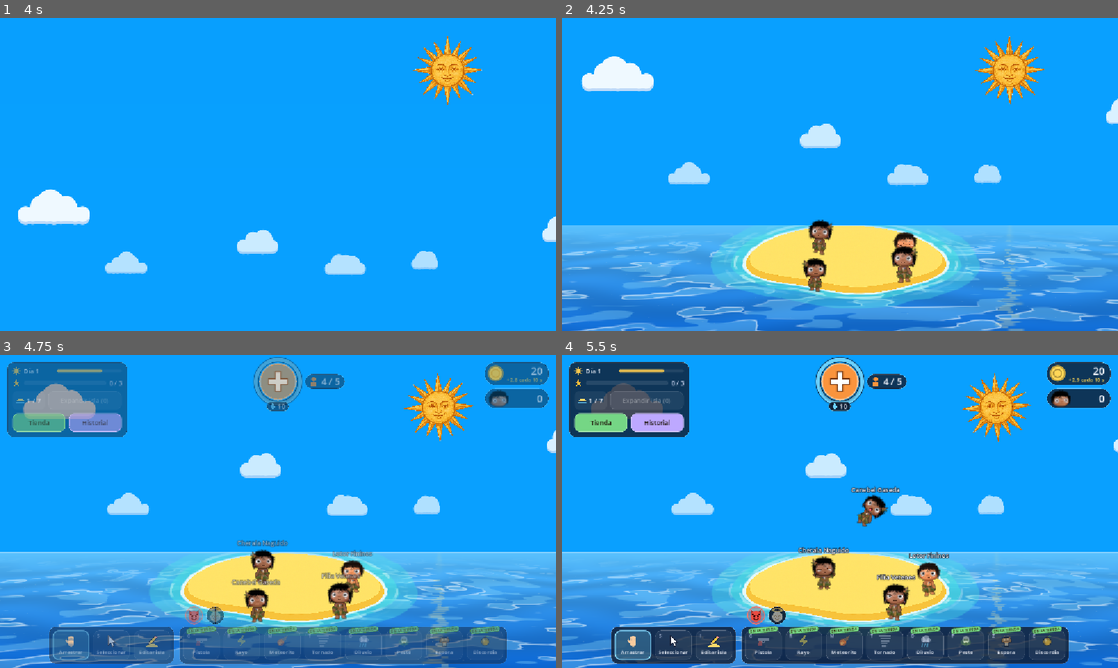
Above: before the commit, frames 1-4 (two rows, left to right).
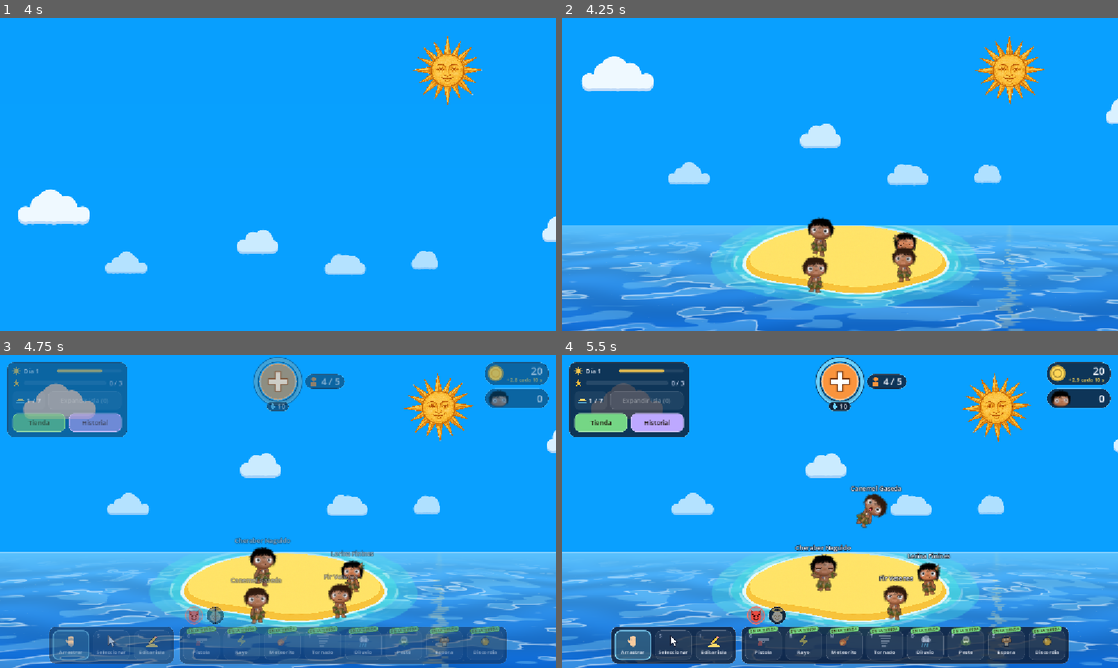
Above: after the commit, the same moments.

Repository: JuliFlorez/godlings
Game: Godot game, scene res://world/world.tscn
Two runs of this game, one before a commit and one after it. Both use one fixed random seed, a clock stepped at 60 frames per second and the inputs below. Sound files missing from this copy of the repository are replaced by a short silence.
Inputs (mouse positions are in pixels of both pictures, inside the frame that each line leads up to):
- Up to frame 1 (4 s): click "Jugar" at 0.5 s; tap Enter at 1.25 s; move the mouse to (400, 158) at 1.27 s; hold D 1.28-2 s; tap H at 1.35 s; click (400, 158) at 1.42 s; drag from (166, 190) to (250, 237) at 2.02 s; click "Nueva partida" at 2.75 s; move the mouse to (333, 105) at 3.52 s; hold D from 3.53 s (still down); tap E at 3.6 s
- Up to frame 2 (4.25 s): keep holding D
- Up to frame 3 (4.75 s): release D at 4.25 s; drag from (344, 586) to (111, 464) at 4.27 s
- Up to frame 4 (5.5 s): drag from (823, 605) to (867, 511) at 5.02 s

Frame 1 is identical in both runs. In frame 2, 0.8% of the frame differs, in the area x 43-64%, y 63-89%; in frame 3, 1.4%; in frame 4, 1.6%, in the area x 41-70%, y 41-85%.

Commit message:
Move the villager's hunger into its own component, VillagerHunger
Hunger and food leave villager.gd for actors/villager/villager_hunger.gd:
getting hungry, snacking on what's close, going across the island for
food when really hungry (and saying so), walking to it and chewing,
giving up when it can't be reached, and starving to death.

Nothing changes for the player: the villager still answers hunger,
food, starving(), feed(), go_eat() and stop_eating(), so food, manna,
coconuts, berries, births, the console and saves work as before. The
rig reads eat_t instead of a private field. is_idle() moves next to
is_alive(), since it is about the whole villager and not about food.
The starting hunger is picked when the villager is created instead of
in _ready; saves and babies still overwrite it.

villager.gd goes from 2,561 to 2,430 lines.

Co-Authored-By: Claude Opus 5.5 <noreply@anthropic.com>
Claude-Session: https://claude.ai/code/session_014VixDTvcgncNv1Ce4RKGMm

Diff:
--- a/actors/villager/villager.gd
+++ b/actors/villager/villager.gd
@@ -183,36 +183,22 @@
 var shove_vel := Vector2.ZERO
 var shove_timer := 0.0
 
-# --- Hambre y comida: el hambre (0 lleno, 100 la panza vacía) les va subiendo. Con un poco ya
-# comen lo que tengan cerca, y con hambre de verdad salen a buscar por toda la isla (y lo dicen
-# con un globito): un medio coco tirado, el pan que les tirás o las bayas de un arbusto (ver
-# Food). Muertos de hambre caminan más lento, no rezan, se enojan charlando y te creen cada vez
-# menos; con la panza vacía aguantan un rato y se mueren. Se ve en el carnet y se guarda.
-const HUNGER_RATE := 0.2         # Por segundo: de lleno a la panza vacía en algo más de 8 minutos
-const HUNGER_START := Vector2(5.0, 35.0)
-const SNACK_AT := 20.0           # Con esto ya come si tiene algo cerca...
-const SNACK_REACH := 220.0
-const HUNGRY_AT := 50.0          # ...y con esto sale a buscar por toda la isla (y lo dice)
-const STARVING_AT := 85.0        # Muerto de hambre
-const STARVING_SPEED := 0.7      # Veces speed
-const STARVE_TIME := 60.0        # Con la panza vacía aguanta esto
-const FAITH_DRIFT_STARVING := 0.1   # Fe que pierde de más por segundo, muerto de hambre
-const HUNGRY_SAY_EVERY := Vector2(8.0, 14.0)
-const FOOD_SEEK_EVERY := 0.6
-const FOOD_SPEED := 1.8          # Van a la comida más rápido que cuando pasean
-const EAT_REACH := 6.0
-const EAT_TIME := 1.8
-const FOOD_GIVE_UP := 10.0       # Si no llega en este tiempo (trabado en el borde), la deja
-const FOOD_COOLDOWN := 5.0       # ...y por un rato no busca otra
-var hunger := 0.0
-var food: Food
-var _eat_t := 0.0
-var _food_t := 0.0
-var _food_cooldown := 0.0
-var _food_seek := 0.0
-var _starve_t := 0.0
-var _hungry_say := 0.0
-var _rig_rest := Vector2.ZERO
+# --- Hambre y comida (ver VillagerHunger): le va subiendo el hambre y sale a buscar qué comer ---
+var _hunger: VillagerHunger
+## El hambre: 0 lleno .. 100 la panza vacía (ver VillagerHunger).
+var hunger: float:
+	get:
+		return _hunger.hunger
+	set(value):
+		_hunger.hunger = value
+## Lo que se va a comer (o se está comiendo); null si nada.
+var food: Food:
+	get:
+		return _hunger.food
+## Comiendo: lo que lleva masticando (0 si no come).
+var eat_t: float:
+	get:
+		return _hunger.eat_t
 
 # --- Casa y familia: cada uno se busca una choza donde vivir (ver Decoration "hut"): con su
 # pareja si tiene (en la de alguno de los dos, o en una con lugar para los dos) y si no, en
@@ -421,8 +407,10 @@
 var _heading := Vector2.ZERO     # Hacia dónde va de verdad (sigue a dir de a poco)
 var _resting := false
 @onready var rig: VillagerRig = get_node_or_null("Rig")
+var _rig_rest := Vector2.ZERO   # Dónde va el rig (comiendo, mastica para arriba y para abajo)
 
 func _init() -> void:
+	_hunger = VillagerHunger.new(self)
 	_sleep = VillagerSleep.new(self)
 	_mood = VillagerMood.new(self)
 	_burn = VillagerBurn.new(self)
@@ -437,8 +425,6 @@
 	_chat_cool = randf_range(2.0, CHAT_EVERY.y)
 	faith = randf_range(FAITH_START.x, FAITH_START.y)   # Las partidas guardadas traen la suya
 	fear = randf_range(FEAR_START.x, FEAR_START.y)
-	hunger = randf_range(HUNGER_START.x, HUNGER_START.y)
-	_hungry_say = randf_range(HUNGRY_SAY_EVERY.x, HUNGRY_SAY_EVERY.y)
 	_rest_t = randf_range(REST_EVERY.x, REST_EVERY.y)
 	_home_check = randf_range(0.0, HOME_CHECK)
 	age = randf_range(SPAWN_AGE.x, SPAWN_AGE.y)   # Los bebés y las partidas guardadas traen la suya
@@ -660,7 +646,7 @@
 	rotation = lerp_angle(rotation, 0.0, 10.0 * dt)
 	shove_vel = shove_vel.move_toward(Vector2.ZERO, SHOVE_FRICTION * dt)
 	shove_timer = maxf(0.0, shove_timer - dt)
-	_food_cooldown = maxf(0.0, _food_cooldown - dt)
+	_hunger.cool_down(dt)
 	if on_fire and food != null:
 		food.release_eater()   # Prendido fuego no se queda comiendo
 	if is_zombie():
@@ -669,7 +655,7 @@
 			return
 	else:
 		_spore.avoid_zombies(dt)
-		if food != null and _food_ai(dt):
+		if food != null and _hunger.food_ai(dt):
 			return
 		if chat_with != null and _chat_ai(dt):
 			return
@@ -677,7 +663,7 @@
 			return
 		if _sleep.seek_sleep():
 			return
-		_seek_food(dt)
+		_hunger.seek_food(dt)
 		_seek_home(dt)
 		_seek_chat(dt)
 	# Asustado (ve venir un meteorito) se queda quieto mirándolo, y rezando o agachado de miedo
@@ -701,7 +687,7 @@
 	elif flu == VillagerFlu.Stage.SICK:
 		pace *= VillagerFlu.FLU_SPEED
 	elif starving():
-		pace *= STARVING_SPEED
+		pace *= VillagerHunger.STARVING_SPEED
 	elif is_sad():
 		pace *= VillagerMood.MOOD_SAD_SPEED
 	elif tiredness >= VillagerSleep.SLEEPY_AT:
@@ -766,68 +752,23 @@
 func is_alive() -> bool:
 	return not dead and not eaten and not is_queued_for_deletion()
 
-# --- COMIDA ---
 ## Parado o caminando en la isla (no agarrado, volando, en el agua, en un tornado, adentro de su
 ## choza ni muerto).
 func is_idle() -> bool:
 	return not (dragging or falling or in_water or eaten or dead or tornado or inside or asleep or altar)
 
-## Con hambre (aunque sea un poco), libre y tranquilo en la isla.
-func wants_food() -> bool:
-	return food == null and chat_with == null and is_idle() and not on_fire and _food_cooldown <= 0.0 \
-			and hunger >= SNACK_AT and not _going_home and not is_zombie()
-
-## Muerto de hambre (ver STARVING_AT).
+# --- COMIDA (lo que el resto del juego le pregunta al aldeano; ver VillagerHunger) ---
 func starving() -> bool:
-	return hunger >= STARVING_AT and not dead
-
-## Comió: se le va el hambre.
+	return _hunger.starving()
+
 func feed(amount: float) -> void:
-	add_mood(minf(amount, hunger) * VillagerMood.MOOD_ATE)
-	hunger = maxf(0.0, hunger - amount)
-	_starve_t = 0.0
-
-## Va a comerse f (lo reserva, así no va otro).
+	_hunger.feed(amount)
+
 func go_eat(f: Food) -> void:
-	food = f
-	f.claim(self)
-	_eat_t = 0.0
-	_food_t = 0.0
-	_resting = false
-
-## Con hambre, busca lo más cerca para comer: algo tirado (un medio coco, el pan que le
-## tiraste) o una baya de un arbusto. Con poca hambre, solo si está cerca.
-func _seek_food(dt: float) -> void:
-	if not wants_food():
-		return
-	_food_seek -= dt
-	if _food_seek > 0.0:
-		return
-	_food_seek = FOOD_SEEK_EVERY
-	var best_d := INF if hunger >= HUNGRY_AT else SNACK_REACH
-	var best: Food = null
-	var bush: Decoration = null
-	for node in get_tree().get_nodes_in_group("food"):
-		var f := node as Food
-		if f and f.available() and f.point().distance_to(global_position) < best_d:
-			best = f
-			best_d = f.point().distance_to(global_position)
-	for node in get_tree().get_nodes_in_group("berry_bush"):
-		var b := node as Decoration
-		var d := b.global_position.distance_to(global_position)
-		if b.free_berry() >= 0 and d < best_d:
-			bush = b
-			best_d = d
-	if bush:
-		best = bush.pick_berry()
-	if best:
-		go_eat(best)
+	_hunger.go_eat(f)
 
 func stop_eating() -> void:
-	food = null
-	_eat_t = 0.0
-	if rig:
-		rig.position = _rig_rest
+	_hunger.stop_eating()
 
 ## Le cayó un coco en la cabeza.
 func bonk(at: Vector2) -> void:
@@ -835,77 +776,6 @@
 		rig.hit(at, Vector2.DOWN, 0.6)
 	Game.say("¡Bonk!", get_global_transform_with_canvas().origin + Vector2(0, -70), HUD.C_TEXT)
 	add_mood(VillagerMood.MOOD_BONKED, "Le cayó un coco en la cabeza")
-
-## Camina hasta su comida y se la come. false si ya no tiene.
-func _food_ai(dt: float) -> bool:
-	if not is_instance_valid(food) or food.eater != self:
-		stop_eating()
-		return false
-	var to := food.eat_spot(self) - global_position
-	if _eat_t > 0.0 or to.length() <= EAT_REACH:
-		# Comiendo: quieto, mirando la comida y masticando
-		velocity = Vector2.ZERO
-		if rig:
-			rig.set_facing_left(food.point().x < global_position.x)
-			rig.position = _rig_rest + Vector2(0, -absf(sin(_eat_t * 12.0)) * 2.5)
-		_eat_t += dt
-		food.nibble(_eat_t / EAT_TIME)
-		if _eat_t >= EAT_TIME:
-			var f := food
-			stop_eating()
-			f.finish_eating(self)
-			_pick_dir()
-			wander_timer = randf_range(1.5, 3.0)
-		return true
-
-	_food_t += dt
-	if _food_t > FOOD_GIVE_UP:
-		food.release_eater()
-		_food_cooldown = FOOD_COOLDOWN
-		return false
-	dir = to.normalized()
-	_update_sprite_flip()
-	velocity = (dir * speed * FOOD_SPEED + shove_vel).limit_length(maxf(to.length() / dt, shove_vel.length()))
-	var prev_pos := global_position
-	move_and_slide()
-	if island_poly.size() > 0 and not Geometry2D.is_point_in_polygon(global_position, island_poly):
-		if shove_timer > 0.0:
-			_fall_from_shove()
-			return true
-		global_position = prev_pos
-		# El lugar para comer queda fuera de la isla: come estirándose desde el borde
-		if to.length() < 24.0:
-			_eat_t = 0.001
-	return true
-
-## Le sube el hambre; con hambre lo dice cada tanto, y con la panza vacía aguanta un rato
-## (parado en la isla, como con la gripe) y se muere.
-func _update_hunger(dt: float) -> void:
-	if not is_alive() or is_zombie():
-		return   # (El zombi no tiene hambre: lo alimenta el hongo)
-	hunger = minf(100.0, hunger + HUNGER_RATE * dt)
-	if hunger < 100.0:
-		_starve_t = 0.0
-	elif (is_idle() or asleep) and not on_fire:
-		_starve_t += dt
-		if _starve_t >= STARVE_TIME:
-			_die_of_hunger()
-			return
-	if hunger >= HUNGRY_AT and food == null:
-		_hungry_say -= dt * (2.0 if starving() else 1.0)
-		if _hungry_say <= 0.0:
-			_hungry_say = randf_range(HUNGRY_SAY_EVERY.x, HUNGRY_SAY_EVERY.y)
-			if chat_with == null and bubble_t <= 0.0 and is_idle():
-				say(Bubble.HUNGRY, 1.6, false)
-
-func _die_of_hunger() -> void:
-	Game.say("Murió de hambre", get_global_transform_with_canvas().origin + Vector2(0, -80), HUD.C_WARN)
-	if food:
-		food.release_eater()
-	_gentle_death = true
-	_die()
-	swing_vel = (1.0 if randf() < 0.5 else -1.0) * randf_range(2.5, 4.0)   # Se cae para un costado
-	corpse_vel = Vector2.ZERO
 
 # --- CHARLAS ---
 ## Tranquilo en la isla: sin quemarse, asustarse, comer, escaparse del agua o de tu mano, ni
@@ -1381,7 +1251,7 @@
 func _can_go_home() -> bool:
 	return _home_ok() and not _going_home and is_idle() and not on_fire and food == null \
 			and chat_with == null and _flee <= 0.0 and _scram <= 0.0 and pose == Pose.NONE \
-			and hunger < HUNGRY_AT and not home.moving and not is_zombie()
+			and hunger < VillagerHunger.HUNGRY_AT and not home.moving and not is_zombie()
 
 func _go_home() -> void:
 	_going_home = true
@@ -1474,8 +1344,8 @@
 	_inside_t -= dt
 	# De día sale cuando descansó (de la noche, o de la siesta: ahí no importa _inside_t)
 	var rested := _sleep.rested()
-	if hunger >= HUNGRY_AT or (_night() < WAKE_AT and rested and (_inside_t <= 0.0 or _sleep.napping)):
-		if _sleep.slept_inside and hunger < HUNGRY_AT:
+	if hunger >= VillagerHunger.HUNGRY_AT or (_night() < WAKE_AT and rested and (_inside_t <= 0.0 or _sleep.napping)):
+		if _sleep.slept_inside and hunger < VillagerHunger.HUNGRY_AT:
 			add_mood(VillagerSleep.MOOD_SLEPT_WELL, "Durmió bien")
 		_leave_home()
 
@@ -1554,7 +1424,7 @@
 	pose = Pose.NONE
 	if not is_alive() or is_zombie():
 		return   # (El zombi ya no cree en nada ni le tiene miedo a nada)
-	add_faith(-(FAITH_DRIFT + (FAITH_DRIFT_STARVING if starving() else 0.0)) * dt)
+	add_faith(-(FAITH_DRIFT + (VillagerHunger.FAITH_DRIFT_STARVING if starving() else 0.0)) * dt)
 	add_fear(-FEAR_FADE * (FEAR_FADE_CHAT if chat_with else 1.0) * dt)
 	if _creepy_sky():
 		add_fear(FEAR_CREEPY * dt)
@@ -2220,8 +2090,7 @@
 	_flu.heal()
 	_spore.clear()
 	_spore.spore_fx = 0.0
-	hunger = minf(hunger, RISEN_HUNGER)
-	_starve_t = 0.0
+	_hunger.heal()
 	_burn.heal()
 	if _waterline:
 		for param: String in ["burnt", "embers", "sick", "spore"]:
@@ -2361,7 +2230,7 @@
 	_burn.update(dt)
 	_flu.update(dt)
 	_spore.update(dt)
-	_update_hunger(dt)
+	_hunger.update(dt)
 	_update_family(dt)
 	_update_faith(dt)
 	_mood.update(dt)
--- /dev/null
+++ b/actors/villager/villager_hunger.gd
@@ -0,0 +1,179 @@
+extends RefCounted
+class_name VillagerHunger
+## El hambre y la comida: el hambre (0 lleno, 100 la panza vacía) les va subiendo. Con un poco ya
+## comen lo que tengan cerca, y con hambre de verdad salen a buscar por toda la isla (y lo dicen con
+## un globito): un medio coco tirado, el pan que les tirás o las bayas de un arbusto (ver Food).
+## Muertos de hambre caminan más lento, no rezan, se enojan charlando y te creen cada vez menos; con
+## la panza vacía aguantan un rato y se mueren. Se ve en el carnet y se guarda.
+## Es una parte del aldeano (Villager la crea en _init): v es él. Desde afuera se usa lo que el
+## aldeano reenvía (hunger, food, feed...).
+
+const HUNGER_RATE := 0.2         # Por segundo: de lleno a la panza vacía en algo más de 8 minutos
+const HUNGER_START := Vector2(5.0, 35.0)
+const SNACK_AT := 20.0           # Con esto ya come si tiene algo cerca...
+const SNACK_REACH := 220.0
+const HUNGRY_AT := 50.0          # ...y con esto sale a buscar por toda la isla (y lo dice)
+const STARVING_AT := 85.0        # Muerto de hambre
+const STARVING_SPEED := 0.7      # Veces speed
+const STARVE_TIME := 60.0        # Con la panza vacía aguanta esto
+const FAITH_DRIFT_STARVING := 0.1   # Fe que pierde de más por segundo, muerto de hambre
+const HUNGRY_SAY_EVERY := Vector2(8.0, 14.0)
+const FOOD_SEEK_EVERY := 0.6
+const FOOD_SPEED := 1.8          # Van a la comida más rápido que cuando pasean
+const EAT_REACH := 6.0
+const EAT_TIME := 1.8
+const FOOD_GIVE_UP := 10.0       # Si no llega en este tiempo (trabado en el borde), la deja
+const FOOD_COOLDOWN := 5.0       # ...y por un rato no busca otra
+var hunger := 0.0
+var food: Food
+var eat_t := 0.0
+var _food_t := 0.0
+var _food_cooldown := 0.0
+var _food_seek := 0.0
+var _starve_t := 0.0
+var _hungry_say := 0.0
+
+var v: Villager
+
+func _init(villager: Villager) -> void:
+	v = villager
+	hunger = randf_range(HUNGER_START.x, HUNGER_START.y)
+	_hungry_say = randf_range(HUNGRY_SAY_EVERY.x, HUNGRY_SAY_EVERY.y)
+
+## Muerto de hambre (ver STARVING_AT).
+func starving() -> bool:
+	return hunger >= STARVING_AT and not v.dead
+
+## Con hambre (aunque sea un poco), libre y tranquilo en la isla.
+func wants_food() -> bool:
+	return food == null and v.chat_with == null and v.is_idle() and not v.on_fire and _food_cooldown <= 0.0 \
+			and hunger >= SNACK_AT and not v._going_home and not v.is_zombie()
+
+## Comió: se le va el hambre.
+func feed(amount: float) -> void:
+	v.add_mood(minf(amount, hunger) * VillagerMood.MOOD_ATE)
+	hunger = maxf(0.0, hunger - amount)
+	_starve_t = 0.0
+
+## Va a comerse f (lo reserva, así no va otro).
+func go_eat(f: Food) -> void:
+	food = f
+	f.claim(v)
+	eat_t = 0.0
+	_food_t = 0.0
+	v._resting = false
+
+func stop_eating() -> void:
+	food = null
+	eat_t = 0.0
+	if v.rig:
+		v.rig.position = v._rig_rest
+
+## Volvió a la vida (ver Villager._come_back): con la panza casi llena (Villager.RISEN_HUNGER).
+func heal() -> void:
+	hunger = minf(hunger, Villager.RISEN_HUNGER)
+	_starve_t = 0.0
+
+## Se le va pasando el rato sin buscar comida después de rendirse (ver FOOD_GIVE_UP). Lo llama el
+## aldeano en su _physics_process.
+func cool_down(dt: float) -> void:
+	_food_cooldown = maxf(0.0, _food_cooldown - dt)
+
+## Le sube el hambre; con hambre lo dice cada tanto, y con la panza vacía aguanta un rato
+## (parado en la isla, como con la gripe) y se muere.
+func update(dt: float) -> void:
+	if not v.is_alive() or v.is_zombie():
+		return   # (El zombi no tiene hambre: lo alimenta el hongo)
+	hunger = minf(100.0, hunger + HUNGER_RATE * dt)
+	if hunger < 100.0:
+		_starve_t = 0.0
+	elif (v.is_idle() or v.asleep) and not v.on_fire:
+		_starve_t += dt
+		if _starve_t >= STARVE_TIME:
+			_die_of_hunger()
+			return
+	if hunger >= HUNGRY_AT and food == null:
+		_hungry_say -= dt * (2.0 if starving() else 1.0)
+		if _hungry_say <= 0.0:
+			_hungry_say = randf_range(HUNGRY_SAY_EVERY.x, HUNGRY_SAY_EVERY.y)
+			if v.chat_with == null and v.bubble_t <= 0.0 and v.is_idle():
+				v.say(Villager.Bubble.HUNGRY, 1.6, false)
+
+## Con hambre, busca lo más cerca para comer: algo tirado (un medio coco, el pan que le
+## tiraste) o una baya de un arbusto. Con poca hambre, solo si está cerca.
+func seek_food(dt: float) -> void:
+	if not wants_food():
+		return
+	_food_seek -= dt
+	if _food_seek > 0.0:
+		return
+	_food_seek = FOOD_SEEK_EVERY
+	var best_d := INF if hunger >= HUNGRY_AT else SNACK_REACH
+	var best: Food = null
+	var bush: Decoration = null
+	for node in v.get_tree().get_nodes_in_group("food"):
+		var f := node as Food
+		if f and f.available() and f.point().distance_to(v.global_position) < best_d:
+			best = f
+			best_d = f.point().distance_to(v.global_position)
+	for node in v.get_tree().get_nodes_in_group("berry_bush"):
+		var b := node as Decoration
+		var d := b.global_position.distance_to(v.global_position)
+		if b.free_berry() >= 0 and d < best_d:
+			bush = b
+			best_d = d
+	if bush:
+		best = bush.pick_berry()
+	if best:
+		go_eat(best)
+
+## Camina hasta su comida y se la come. false si ya no tiene.
+func food_ai(dt: float) -> bool:
+	if not is_instance_valid(food) or food.eater != v:
+		stop_eating()
+		return false
+	var to := food.eat_spot(v) - v.global_position
+	if eat_t > 0.0 or to.length() <= EAT_REACH:
+		# Comiendo: quieto, mirando la comida y masticando
+		v.velocity = Vector2.ZERO
+		if v.rig:
+			v.rig.set_facing_left(food.point().x < v.global_position.x)
+			v.rig.position = v._rig_rest + Vector2(0, -absf(sin(eat_t * 12.0)) * 2.5)
+		eat_t += dt
+		food.nibble(eat_t / EAT_TIME)
+		if eat_t >= EAT_TIME:
+			var f := food
+			stop_eating()
+			f.finish_eating(v)
+			v._pick_dir()
+			v.wander_timer = randf_range(1.5, 3.0)
+		return true
+
+	_food_t += dt
+	if _food_t > FOOD_GIVE_UP:
+		food.release_eater()
+		_food_cooldown = FOOD_COOLDOWN
+		return false
+	v.dir = to.normalized()
+	v._update_sprite_flip()
+	v.velocity = (v.dir * v.speed * FOOD_SPEED + v.shove_vel).limit_length(maxf(to.length() / dt, v.shove_vel.length()))
+	var prev_pos := v.global_position
+	v.move_and_slide()
+	if v.island_poly.size() > 0 and not Geometry2D.is_point_in_polygon(v.global_position, v.island_poly):
+		if v.shove_timer > 0.0:
+			v._fall_from_shove()
+			return true
+		v.global_position = prev_pos
+		# El lugar para comer queda fuera de la isla: come estirándose desde el borde
+		if to.length() < 24.0:
+			eat_t = 0.001
+	return true
+
+func _die_of_hunger() -> void:
+	Game.say("Murió de hambre", v.get_global_transform_with_canvas().origin + Vector2(0, -80), HUD.C_WARN)
+	if food:
+		food.release_eater()
+	v._gentle_death = true
+	v._die()
+	v.swing_vel = (1.0 if randf() < 0.5 else -1.0) * randf_range(2.5, 4.0)   # Se cae para un costado
+	v.corpse_vel = Vector2.ZERO
--- a/actors/villager/villager_mood.gd
+++ b/actors/villager/villager_mood.gd
@@ -182,7 +182,7 @@
 		out.append(["No tiene casa", MOOD_HOMELESS])
 	if v.starving():
 		out.append(["Se muere de hambre", MOOD_STARVING])
-	elif v.hunger >= Villager.HUNGRY_AT:
+	elif v.hunger >= VillagerHunger.HUNGRY_AT:
 		out.append(["Tiene hambre", MOOD_HUNGRY])
 	if v.flu == VillagerFlu.Stage.SICK:
 		out.append(["Tiene gripe", MOOD_SICK])
--- a/actors/villager/villager_rig.gd
+++ b/actors/villager/villager_rig.gd
@@ -455,8 +455,8 @@
 		_mouth.target = 1.0
 	elif villager.is_zombie():
 		_mouth.target = villager.zombie_mouth()
-	elif villager.food and villager._eat_t > 0.0:
-		_mouth.target = absf(sin(villager._eat_t * 12.0)) * 0.45
+	elif villager.food and villager.eat_t > 0.0:
+		_mouth.target = absf(sin(villager.eat_t * 12.0)) * 0.45
 	else:
 		_mouth.target = villager.talk_mouth()
 	if is_instance_valid(_blink):
--- a/actors/villager/villager_sleep.gd
+++ b/actors/villager/villager_sleep.gd
@@ -132,7 +132,7 @@
 	if v.bubble_t <= 0.0:
 		v.say(Villager.Bubble.SLEEP, 2.0, false)
 	var day := v._night() < Villager.WAKE_AT
-	var hungry := v.starving() or (v.hunger >= Villager.HUNGRY_AT and not napping)
+	var hungry := v.starving() or (v.hunger >= VillagerHunger.HUNGRY_AT and not napping)
 	if hungry or v.on_fire or Storm.water_near(v.ground_point(), Villager.FLOOD_FLEE) \
 			or (day and rested()):
 		if day and not napping:
@@ -144,5 +144,5 @@
 func _can_sleep() -> bool:
 	return v.is_idle() and v.chat_with == null and v.food == null and not v.on_fire and v._flee <= 0.0 \
 			and v._scram <= 0.0 and not v.is_scared() and v.pose == Villager.Pose.NONE and not v.starving() \
-			and (v.hunger < Villager.HUNGRY_AT or tiredness >= EXHAUSTED_AT) and not v.is_zombie() \
+			and (v.hunger < VillagerHunger.HUNGRY_AT or tiredness >= EXHAUSTED_AT) and not v.is_zombie() \
 			and not v._going_home and not Storm.water_near(v.ground_point(), Villager.FLOOD_FLEE)
--- a/world/decoration.gd
+++ b/world/decoration.gd
@@ -8,7 +8,7 @@
 ## HutCard), y el meteorito, el rayo y el tornado las rompen en pedacitos (ver smash). De noche las antorchas iluminan la isla alrededor (PointLight2D); la
 ## lluvia del diluvio las apaga hasta que para (ver Storm). A las palmeras les crecen cocos y
 ## a los arbustos de bayas, bayas: los aldeanos con hambre las vienen a comer solos (ver
-## BerryPick y Villager._seek_food).
+## BerryPick y VillagerHunger.seek_food).
 ## El origen del nodo queda LIFT px arriba de la base, igual que el centro de un aldeano,
 ## para que el orden por Y (quién tapa a quién) sea parejo entre ambos.
 
--- a/world/food.gd
+++ b/world/food.gd
@@ -2,7 +2,7 @@
 class_name Food
 ## Algo que se comen los aldeanos cuando tienen hambre (ver Villager.hunger): un medio coco
 ## (ver Coconut), el pan que les tirás (ver Manna) o una baya de un arbusto (ver
-## Decoration.BerryPick). El que tiene hambre lo busca (ver Villager._seek_food), lo reserva
+## Decoration.BerryPick). El que tiene hambre lo busca (ver VillagerHunger.seek_food), lo reserva
 ## (claim), camina hasta eat_spot, lo come a mordiscos (nibble) y al terminar (finish_eating)
 ## se le va el hambre que diga nutrition. Los que se pueden encontrar tirados en el piso están
 ## en el grupo "food" (ver available).
@@ -26,7 +26,7 @@
 func is_free() -> bool:
 	return not _claimed
 
-## v viene a comérselo (ver Villager.go_eat).
+## v viene a comérselo (ver VillagerHunger.go_eat).
 func claim(v: Villager) -> void:
 	eater = v
 	_claimed = true
Not shown, added: actors/villager/villager_hunger.gd.uid
